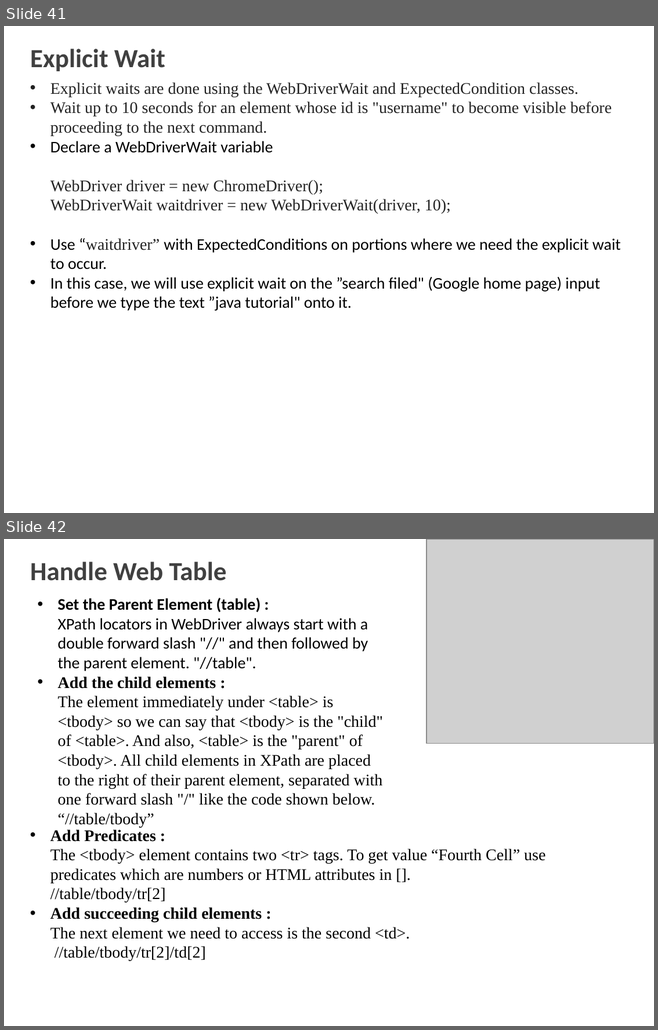
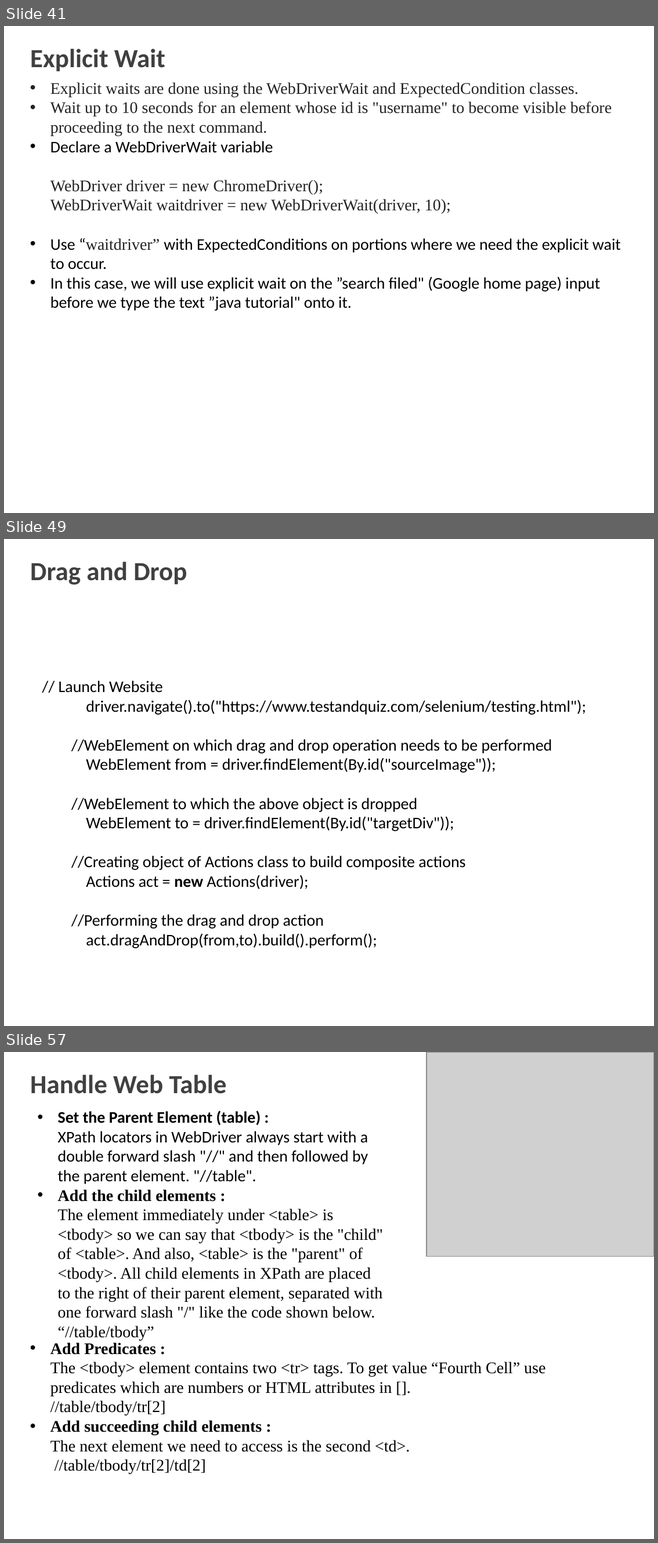
Before and after one commit to shalini06mittal/MphasisPhase5Batch1, a slide deck: 2_Selenium.pptx. Shown one above the other, each under a label of ours: slides 41 and 42 before the commit, slides 41, 49 and 57 after it; the slides between them are not shown. The pictures are 658x1030 and 658x1543 pixels, drawn with LibreOffice and Linux fonts; fonts in the diff are those of the drawing; grey boxes stand for pictures; background and template pictures are left out. Boxes give left, top, right and bottom in pixels: in the first picture for what was removed or moved away, otherwise in the second. Text is boxed around its words. In the diff, an @@ line names an element or a change of style, - is before the commit and + after.

Commit message:
Day 3 selenium wait, xpath, popups

```diff
--- a/2_Selenium.pptx
+++ b/2_Selenium.pptx
@@ slide 49 added at box(4, 539, 654, 1026), background picture (left out) @@
@@ title added at box(30, 562, 187, 585), 29 pt, text #404040, bold @@
+Drag and Drop
@@ text added at box(59, 681, 586, 948), 18 pt, text #000000 @@
+// Launch Website
+driver.navigate().to("https://www.testandquiz.com/selenium/testing.html");
+//WebElement on which drag and drop operation needs to be performed
+WebElement from = driver.findElement(By.id("sourceImage"));
+//WebElement to which the above object is dropped
+WebElement to = driver.findElement(By.id("targetDiv"));
+//Creating object of Actions class to build composite actions
+Actions act = new Actions(driver);
+//Performing the drag and drop action
+act.dragAndDrop(from,to).build().perform();
@@ what was slide 42 is now slide 57 @@
```
Also in this commit, not shown: 2 slides changed, 21 other slides added, 42 other files.
